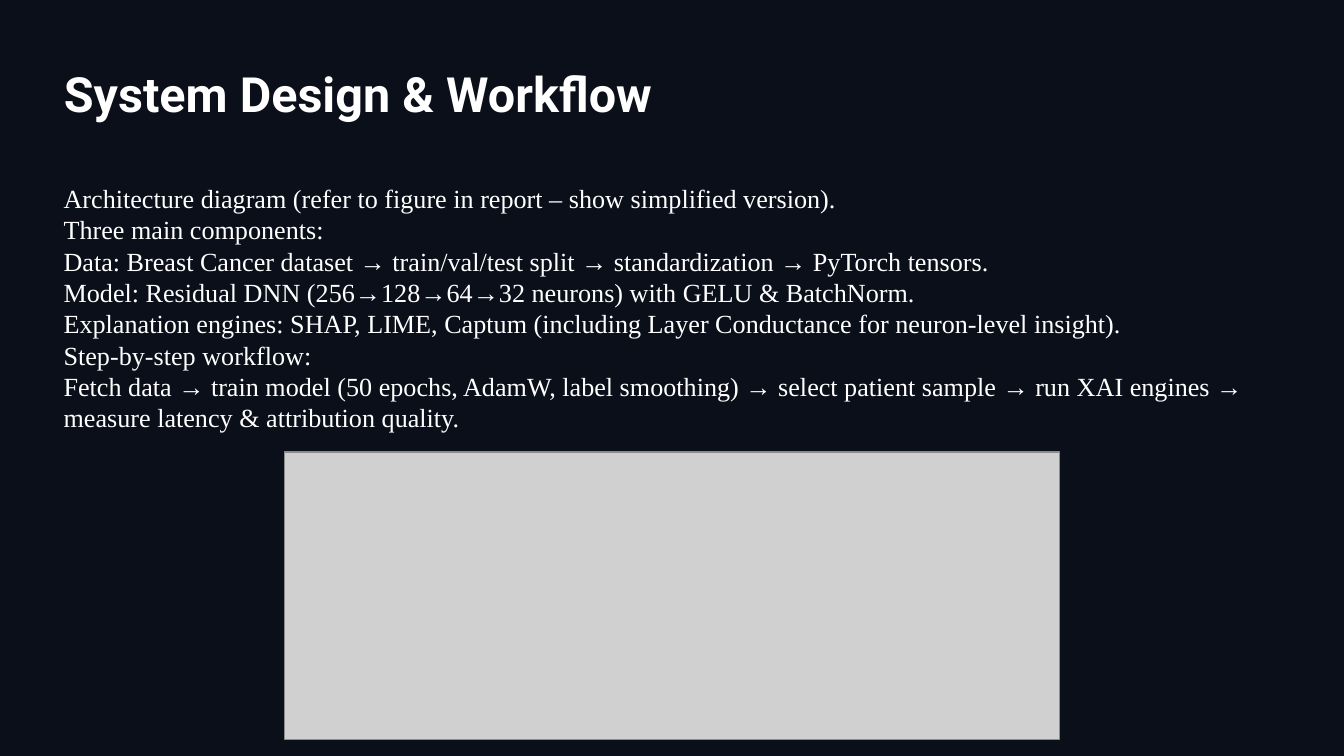
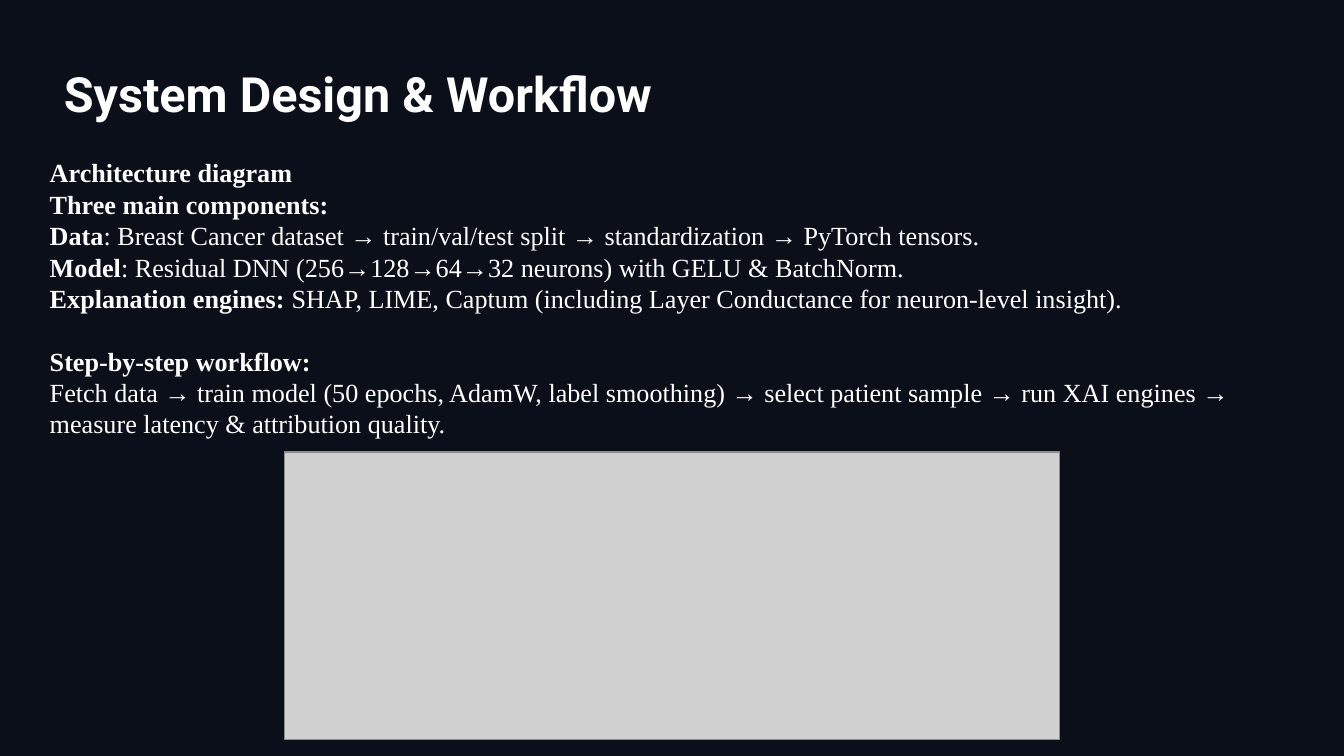
Before and after one commit to Anfal2004/XAI_M2, a slide deck: slide 5 of ST4CS_PPT.pptx. Drawn at 1344x756 pixels with LibreOffice and Linux fonts; fonts in the diff are those of the drawing; grey boxes stand for pictures; background and template pictures are left out. Boxes give left, top, right and bottom in pixels: in the first picture for what was removed or moved away, otherwise in the second. Text is boxed around its words. In the diff, an @@ line names an element or a change of style, - is before the commit and + after.

```diff
--- a/ST4CS_PPT.pptx
+++ b/ST4CS_PPT.pptx
@@ text "Architecture diagram": place and size @@
-text "Architecture diagram" at [64, 189, 1210, 433]
+text "Architecture diagram" at [50, 164, 1196, 439]
@@ text at [50, 164, 292, 188]: text changed; bold on @@
-Architecture diagram (refer to figure in report – show simplified version).
+Architecture diagram
@@ text at [50, 196, 1121, 377]: bold on in "Three main components:", "Data:", "Model:", "Explanation engines:" and 1 more places @@
```
Also in this commit, not shown: 6 other slides changed, 1 slide removed.
